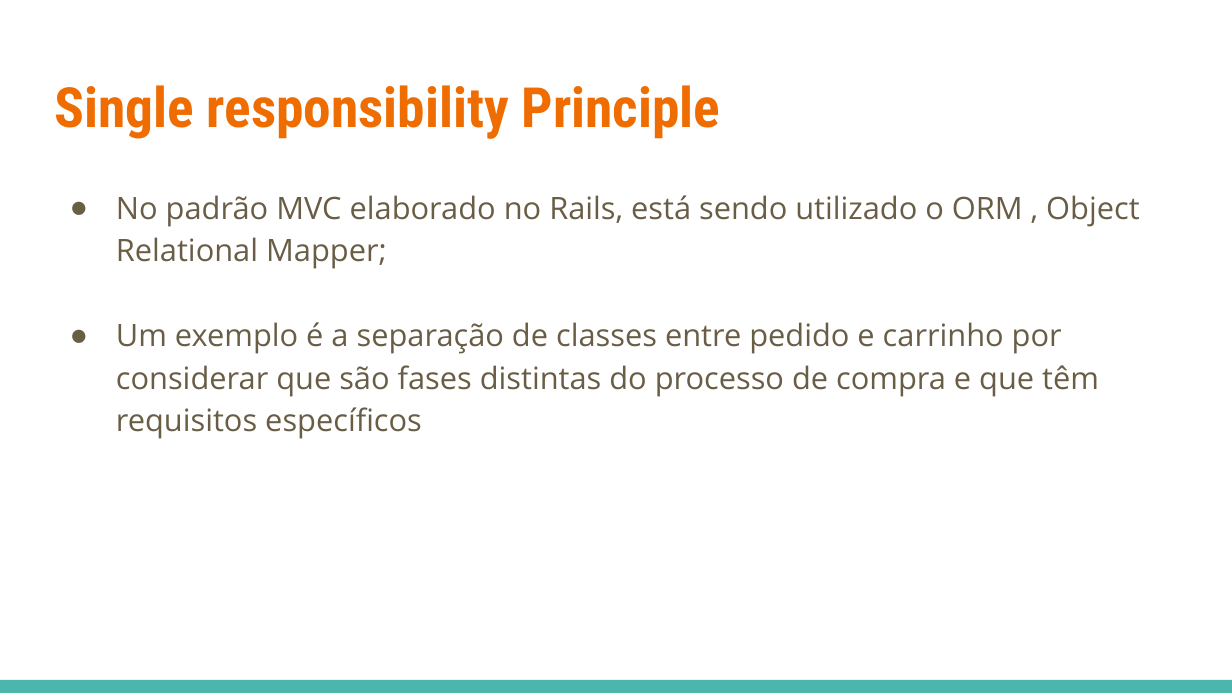
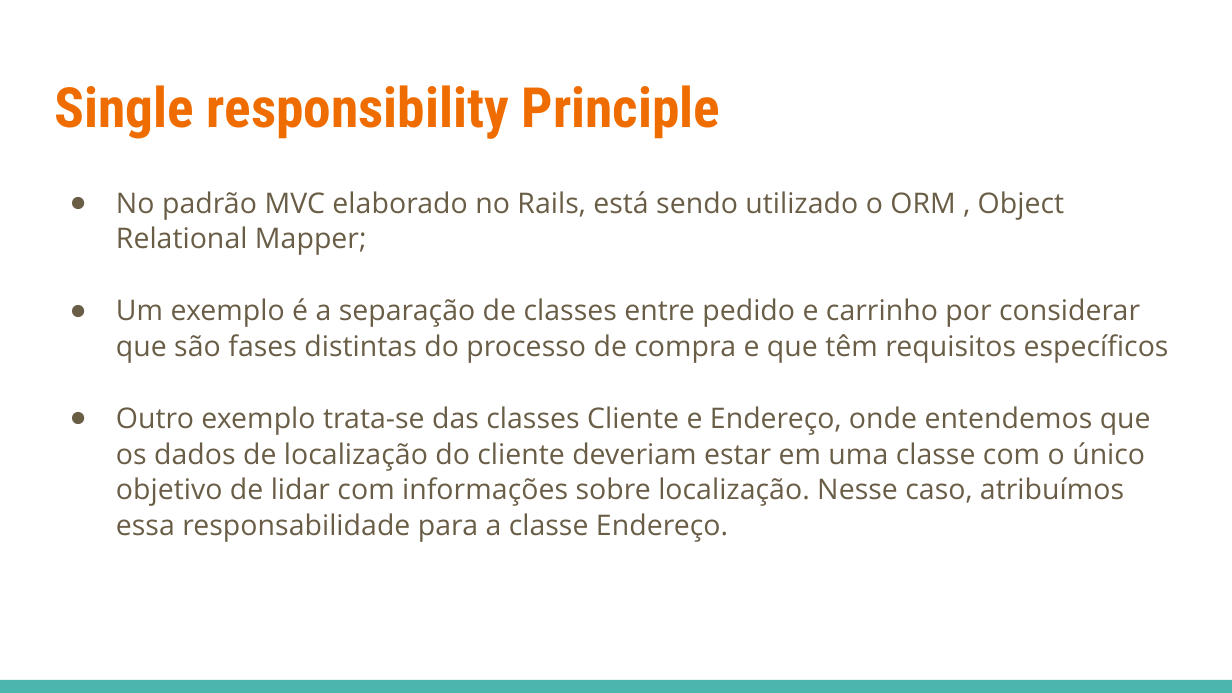
Before and after one commit to HugoBianquini/Projeto-de-Software, a slide deck: slide 12 of Sistema Drugs and Drage ons v_09_11.pptx. Drawn at 1232x693 pixels with LibreOffice and Linux fonts; fonts in the diff are those of the drawing. Boxes give left, top, right and bottom in pixels: in the first picture for what was removed or moved away, otherwise in the second. Text is boxed around its words. In the diff, an @@ line names an element or a change of style, - is before the commit and + after.

Commit message:
atualizando seção de SOLID

```diff
--- a/Sistema Drugs and Drage ons v_09_11.pptx
+++ b/Sistema Drugs and Drage ons v_09_11.pptx
@@ text at [116, 191, 1169, 363]: size 18 to 16.6 pt in "No padrão MVC elaborado no Rails, está ...", "Um exemplo é a separação de classes ..."; line spacing 1.15 to 1.05 @@
@@ text at [116, 406, 1151, 542]: paragraph added @@
+● Outro exemplo trata-se das classes Cliente e Endereço, onde entendemos que os dados de localização do cliente deveriam estar em uma classe com o único objetivo de lidar com informações sobre localização. Nesse caso, atribuímos essa responsabilidade para a classe Endereço.
```
